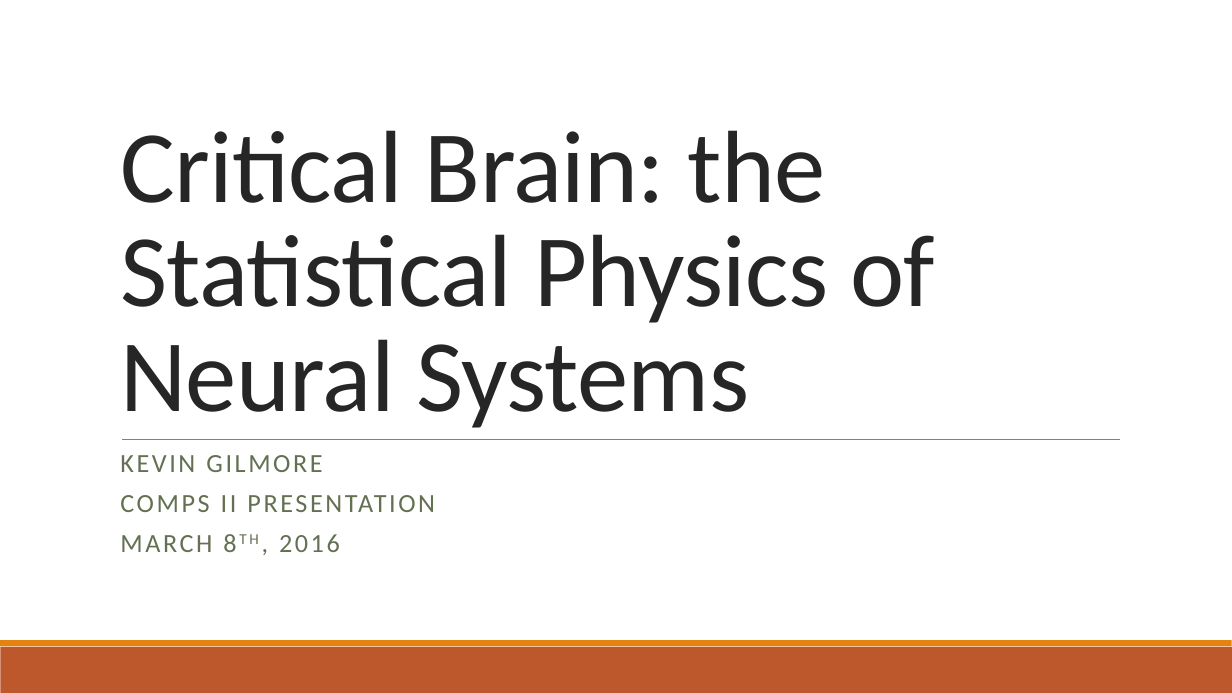
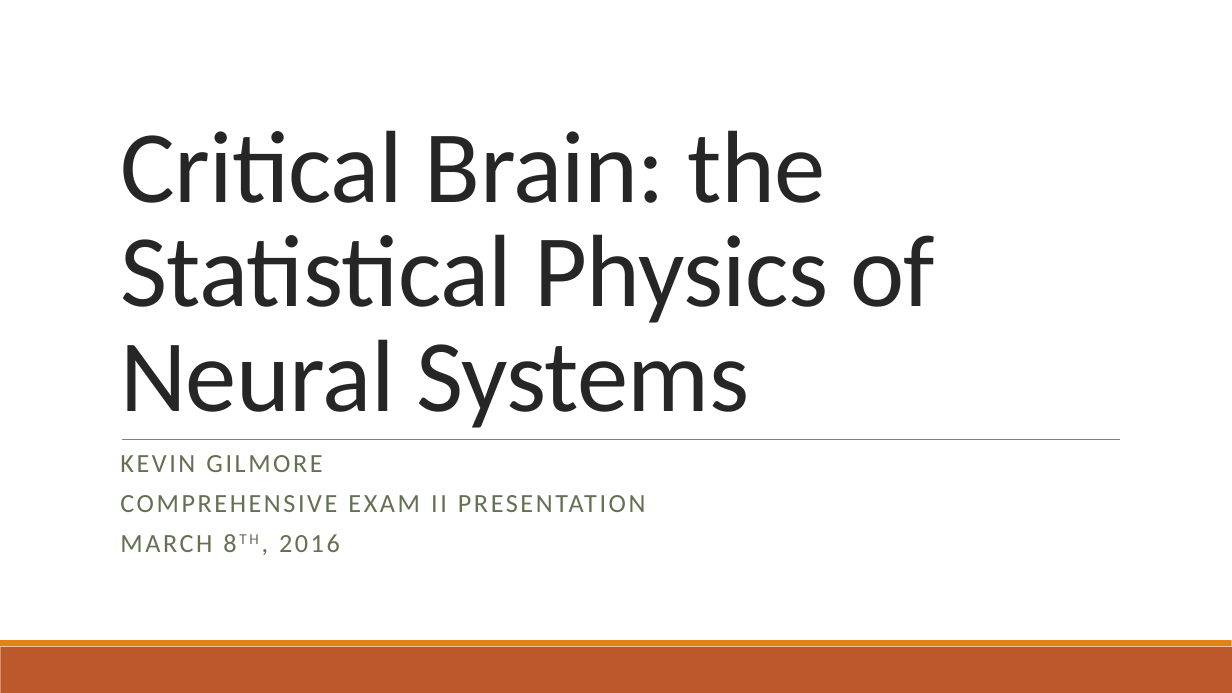
Before and after one commit to kgilmo/Comps-II, a slide deck: slide 1 of Comps II/Comps II Presentation.pptx. Drawn at 1232x693 pixels with LibreOffice and Linux fonts; fonts in the diff are those of the drawing. Boxes give left, top, right and bottom in pixels: in the first picture for what was removed or moved away, otherwise in the second. Text is boxed around its words. In the diff, an @@ line names an element or a change of style, - is before the commit and + after.

```diff
--- a/Comps II/Comps II Presentation.pptx
+++ b/Comps II/Comps II Presentation.pptx
@@ subtitle at (120, 495, 646, 512): text changed @@
-COMPS II PRESENTATION
+COMPREHENSIVE EXAM II PRESENTATION
```
Also in this commit, not shown: 1 other slide changed, 1 other file.
